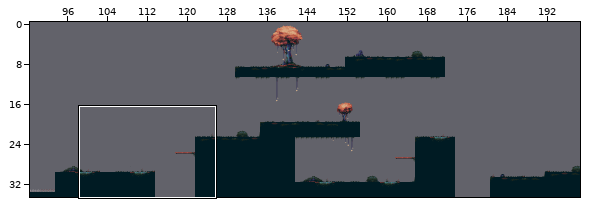
Two states of a Tiled map, resource/Map1/map1.tmx. The picture above shows the old version from afar; the outline marks the close-up.
Close-up. As it was:
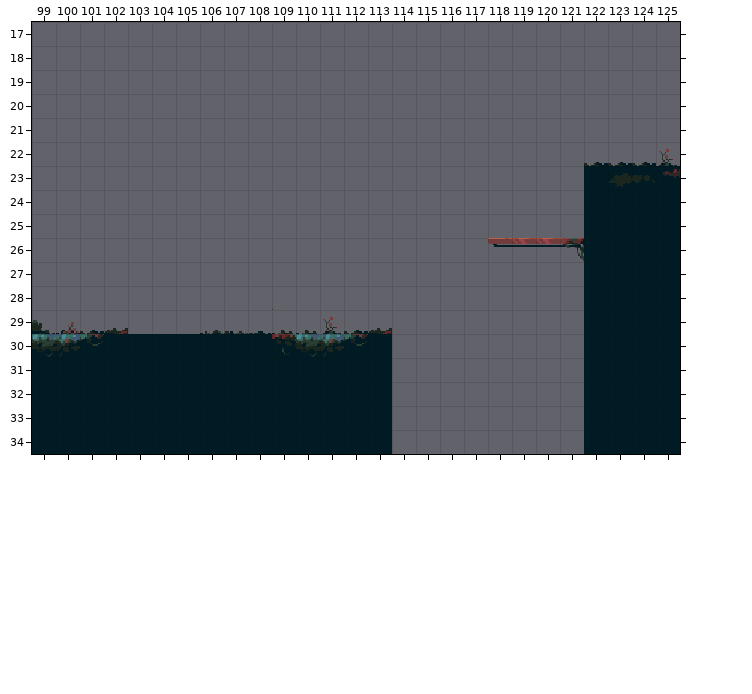
Cells are 16x16 px. Shown: x 99..125, y 17..34. The commit also changed other parts of the map, which this record leaves out.
The result:
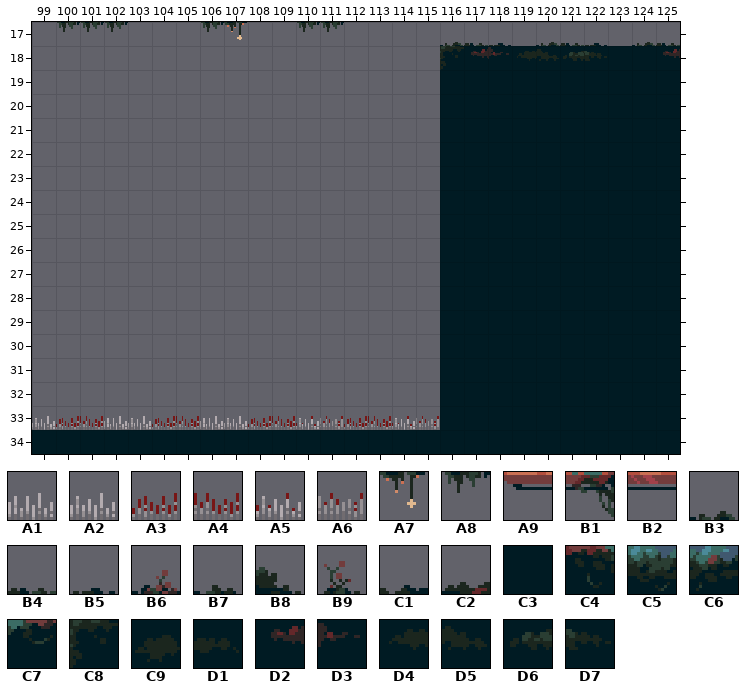
Key: from "Dungeon Tile Set": A1 211, A2 212, A3 213, A4 214, A5 215, A6 216; from "tileset": A7 37, A8 55, A9 77, B1 78, B2 79, B3 112, B4 113, B5 114, B6 135, B7 147, B8 152, B9 153, C1 154, C2 155, C3 162, C4 169, C5 170, C6 171, C7 172, C8 180, C9 182, D1 183, D2 184, D3 185, D4 186, D5 187, D6 188, D7 189.
__ is an empty cell.
What changed:
Layer "Terrain":
y 18: x 116..125 __ __ __ __ __ __ __ __ __ __ -> C8 D2 D3 D4 D5 D6 D7 C3 C3 D2
y 19..22: x 116..125 __ __ __ __ __ __ __ __ __ __ -> C3 C3 C3 C3 C3 C3 C3 C3 C3 C3
y 23: x 116..121 __ __ __ __ __ __ -> C3 C3 C3 C3 C3 C3; x 123..125 C9 D1 D2 -> C3 C3 C3
y 24..25: x 116..121 __ __ __ __ __ __ -> C3 C3 C3 C3 C3 C3
y 26: x 116..121 __ __ A9 B2 B2 B1 -> C3 C3 C3 C3 C3 C3
y 27..29: x 116..121 __ __ __ __ __ __ -> C3 C3 C3 C3 C3 C3
y 30: x 99..113 C5 C6 C7 C3 C3 C3 C3 C3 C3 C3 C4 C5 C6 C7 C3 -> __ __ __ __ __ __ __ __ __ __ __ __ __ __ __; x 116..121 __ __ __ __ __ __ -> C3 C3 C3 C3 C3 C3
y 31..33: x 99..113 C3 C3 C3 C3 C3 C3 C3 C3 C3 C3 C3 C3 C3 C3 C3 -> __ __ __ __ __ __ __ __ __ __ __ __ __ __ __; x 116..121 __ __ __ __ __ __ -> C3 C3 C3 C3 C3 C3
y 34: x 114..121 __ __ __ __ __ __ __ __ -> C3 C3 C3 C3 C3 C3 C3 C3
Layer "Decorate":
y 17: x 100..102 __ __ __ -> A8 A8 A8; x 106..107 __ __ -> A8 A7; x 110..111 __ __ -> A8 A8; x 116..118 __ __ __ -> B3 B4 B5; x 120..122 __ __ __ -> B3 B4 B5; x 124..125 __ __ -> B3 B4
y 22: x 122..125 C1 C1 C1 B9 -> __ __ __ __
y 29: x 99..102 B8 B6 C1 C2 -> __ __ __ __; x 106..113 B3 B4 B5 B7 B7 B9 C1 C2 -> __ __ __ __ __ __ __ __
Layer "Trap":
y 33: x 99..115 __ __ __ __ __ __ __ __ __ __ __ __ __ __ __ __ __ -> A2 A3 A4 A1 A2 A3 A4 A1 A2 A3 A4 A5 A6 A3 A4 A5 A6
Boxes around the changes in both close-ups, in picture pixels (x1, y1, x2, y2):
changed: (32, 22, 680, 454)
